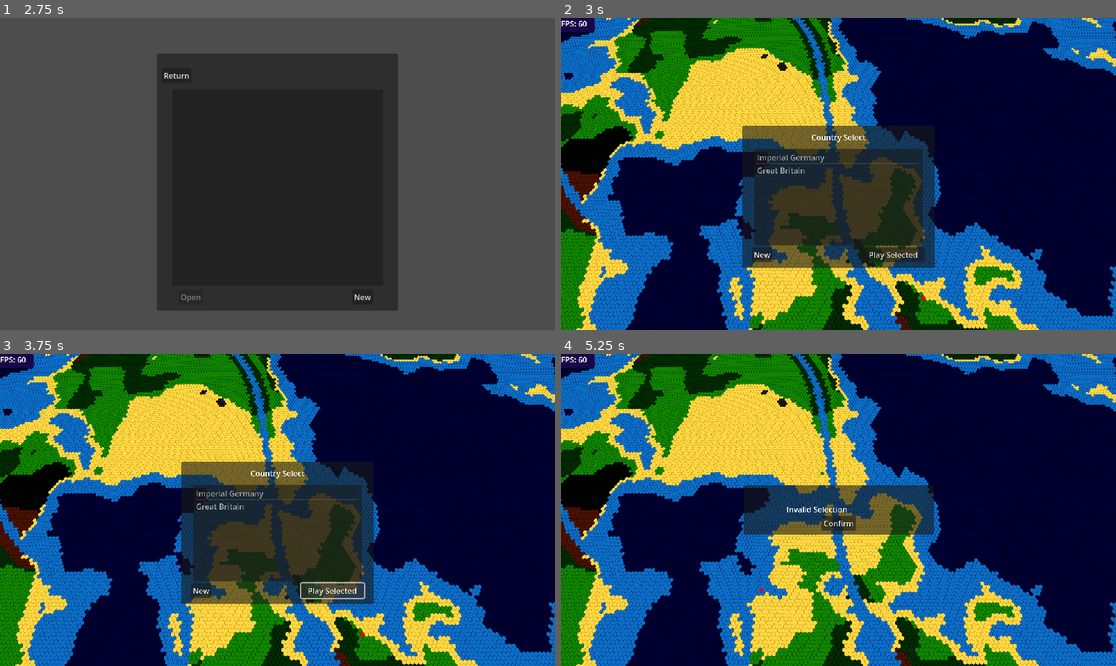
Above: before the commit, frames 1-4 (two rows, left to right).
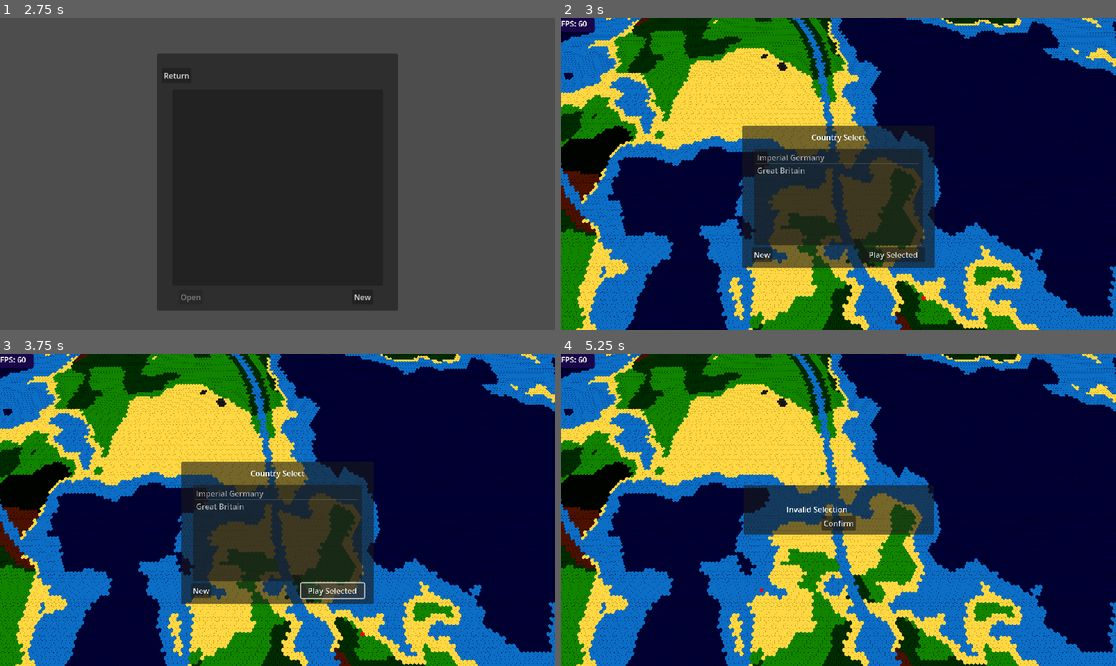
Above: after the commit, the same moments.

Repository: Bonono63/Grand-Strategy-Prototype-II
Game: Godot game, scene res://Menus/main_menu.tscn
Same seed, same stepped clock (60 frames per second), same inputs: the game is played once before the commit and once after it.
Inputs:
- Up to frame 1 (2.75 s): click "Singleplayer" at 0.5 s; click "Return" at 1.25 s; click "Singleplayer" at 2 s
- Up to frame 2 (3 s): click "New" at 2.75 s
- Up to frame 3 (3.75 s): click "Play Selected" at 3.5 s
- Up to frame 4 (5.25 s): click "Play Selected" at 4.25 s; click "New" at 5 s

Frame 1 is identical in both runs. In frame 2, 5.6% of the frame differs, in the area x 0-100%, y 0-100%; in frame 3, 5.6%; in frame 4, 6.3%.
Error in both runs: Invalid access of index '0' on a base object of type: 'PackedInt32Array'. (res://UI/lobby_prompt.gd:21)

Commit message:
Command Prompt more like poop

Diff:
--- a/Menus/Main Menu.gd
+++ b/Menus/Main Menu.gd
@@ -15,7 +15,7 @@
 	resolution_change()
 
 func resolution_change():
-	var aspect_ratio = Vector2(get_viewport().get_size().x, get_viewport().get_size().y).normalized()
+	var _aspect_ratio = Vector2(get_viewport().get_size().x, get_viewport().get_size().y).normalized()
 	$Panel.position = Vector2(0,0)
 	#$Panel.size = Vector2(aspect_ratio.x*500,aspect_ratio.y*2500)
 
--- /dev/null
+++ b/UI/command_prompt.gd
@@ -0,0 +1,67 @@
+extends Panel
+
+@onready var output = $Label
+func _ready():
+	$LineEdit.connect("text_submitted", Callable(self, "input_parser"))
+
+func input_parser(command : String) -> int:
+	var parameters = argument_parser(command)
+	print(parameters)
+	match parameters[0]:
+		"clear":
+			clear()
+		"set_terrain":
+			Queue.add_command(Queue.types.set_terrain, {"x":int(parameters[1]),"y":int(parameters[2]),"terrain_type":int(parameters[3])})
+			out(str("terrain set to ", parameters[3], " at ", parameters[1], ", ", parameters[2],"\n"))
+		"set_controller":
+			Queue.add_command(Queue.types.set_territory, {"x":int(parameters[1]),"y":int(parameters[2]),"controller_id":int(parameters[3])})
+			out(str("controller of ", parameters[1], ", ", parameters[2], " set to ", parameters[3],"\n"))
+		"set_territory":
+			Queue.add_command(Queue.types.set_territory, {"x":int(parameters[1]),"y":int(parameters[2]),"controller_id":int(parameters[3])})
+			out(str("controller of ", parameters[1], ", ", parameters[2], " set to ", parameters[3],"\n"))
+		"set_building":
+			Queue.add_command(Queue.types.construct_building, {"x":int(parameters[1]),"y":int(parameters[2]),"building_type":int(parameters[3])})
+			out(str("building set to ", parameters[3], " at ", parameters[1], ", ", parameters[2],"\n"))
+		"build_building":
+			Queue.add_command(Queue.types.construct_building, {"x":int(parameters[1]),"y":int(parameters[2]),"building_type":int(parameters[3])})
+			out(str("building set to ", parameters[3], " at ", parameters[1], ", ", parameters[2],"\n"))
+		"construct_building":
+			Queue.add_command(Queue.types.construct_building, {"x":int(parameters[1]),"y":int(parameters[2]),"building_type":int(parameters[3])})
+			out(str("building set to ", parameters[3], " at ", parameters[1], ", ", parameters[2],"\n"))
+		"close":
+			hide()
+		"hide":
+			hide()
+		"exit":
+			hide()
+		"":
+			pass
+		_:
+			out("That command doesn't exist.\n")
+	input_clear()
+	return 0
+
+func argument_parser(input : String) -> Array:
+	var out : Array
+	for x in 10:
+		out.append("")
+
+	var argumant_index : int = 0
+	for x in input:
+		if x != " ":
+			out[argumant_index]+=x
+		else:
+			argumant_index +=1
+	return out
+
+func error(_error : String):
+	output.text += _error
+
+func out(_out : String):
+	output.text += _out
+
+func clear() -> void:
+	output.text = ""
+
+func input_clear() -> void:
+	$LineEdit.text = ""
--- /dev/null
+++ b/UI/command_prompt.tscn
@@ -0,0 +1,27 @@
+[gd_scene load_steps=2 format=3 uid="uid://3gm0vdvdp44d"]
+
+[ext_resource type="Script" path="res://UI/command_prompt.gd" id="1_n4m7g"]
+
+[node name="command_prompt" type="Panel"]
+visible = false
+offset_right = 300.0
+offset_bottom = 300.0
+script = ExtResource("1_n4m7g")
+
+[node name="LineEdit" type="LineEdit" parent="."]
+layout_mode = 1
+anchors_preset = 2
+anchor_top = 1.0
+anchor_bottom = 1.0
+offset_top = -31.0
+offset_right = 300.0
+grow_vertical = 0
+focus_mode = 1
+placeholder_text = "prompt"
+context_menu_enabled = false
+virtual_keyboard_enabled = false
+
+[node name="Label" type="Label" parent="."]
+layout_mode = 0
+offset_right = 300.0
+offset_bottom = 268.0
--- a/UI/debug.gd
+++ b/UI/debug.gd
@@ -1,5 +1,5 @@
 extends Control
 
 # Called every frame. 'delta' is the elapsed time since the previous frame.
-func _process(delta):
+func _process(_delta):
 	$Panel/FPS.text = str("FPS: ",Engine.get_frames_per_second())
--- a/UI/lobby_prompt.gd
+++ b/UI/lobby_prompt.gd
@@ -7,7 +7,7 @@
 func _ready():
 	var countries = Map.countries
 	for country in countries:
-		list.add_item(country.Display_Name, country.flag, true)
+		list.add_item(country.display_name, country.flag, true)
 	new_button.connect("button_down", Callable(self, "on_new_button_pressed"))
 	play_button.connect("button_down", Callable(self, "on_play_button_pressed"))
 
--- a/UI/starting_city_prompt.gd
+++ b/UI/starting_city_prompt.gd
@@ -24,6 +24,6 @@
 
 func confirmed():
 	Queue.add_command(Queue.types.construct_building, { "x" : selected_tile.x, "y" : selected_tile.y, "building_type" : tile.building_types.city_center})
-	Queue.add_command(Queue.types.create_country, { "id" : Map.countries.size()+1, "color" : Color(randf_range(0,1), randf_range(0,1), randf_range(0,1)), "display_name" : display_name})
+	Queue.add_command(Queue.types.create_country, { "color" : Color(randf_range(0,1), randf_range(0,1), randf_range(0,1)), "display_name" : display_name})
 	get_parent().get_parent().emit_signal("setup_finished")
 	self.queue_free()
--- a/World/Camera3D.gd
+++ b/World/Camera3D.gd
@@ -2,7 +2,7 @@
 
 const zoom_increment = 10
 const max_zoom = 90
-@export var min_zoom = 1
+@export var min_zoom = 3
 const default_zoom = 50
 
 const rotation_control_enabled = false
--- a/World/Country.gd
+++ b/World/Country.gd
@@ -4,5 +4,5 @@
 ## A class for storing misc country data
 
 var color : Color
-var Display_Name : String
+var display_name : String
 var flag : ImageTexture
--- a/World/Map.gd
+++ b/World/Map.gd
@@ -14,6 +14,8 @@
 
 var countries : Array
 
+var city_centers : Array
+
 # Meant to clear all previously stored tile data when the World is exited ( The Map is otherwise persistant in memory after loading it )
 func clear(_size : Vector2i):
 	size.x = _size.x
@@ -23,14 +25,20 @@
 
 func set_terrain(x : int, y : int, value : int):
 	if x <= size.x && y <= size.y:
-		tile_map[x][y].tile_type = value
-		emit_signal("terrain_map_change", Vector2i(x,y))
+		if value <= tile.terrain_types.size():
+			tile_map[x][y].terrain_type = value
+			emit_signal("terrain_map_change", Vector2i(x,y))
 	else:
 		print("terrain arguments where out of range")
 
 func add_building(x : int, y : int, value : int):
 	if x <= size.x && y <= size.y:
 		tile_map[x][y].building = value
+		match value:
+			tile.building_types.city_center:
+				pass
+			_:
+				pass
 		emit_signal("building_map_change", Vector2i(x,y))
 	else:
 		print("building arguments where out of range")
@@ -47,7 +55,10 @@
 	var new_country = Country.new()
 
 	new_country.color = color
-	new_country.Display_Name = display_name
+	new_country.display_name = display_name
 	countries.append(new_country)
 	print("country created ", display_name, " id: ", countries.size())
 	emit_signal("country_created")
+
+func iterate_cities() -> void:
+	pass
--- a/World/Queue.gd
+++ b/World/Queue.gd
@@ -4,7 +4,7 @@
 
 var commands : Array
 
-enum types { construct_building, create_country, update_controller, set_terrain, division_movement }
+enum types { construct_building, create_country, set_territory, set_terrain, division_movement }
 
 func _process(_delta):
 	for c in commands:
@@ -12,8 +12,8 @@
 		match (c.type):
 			types.construct_building:
 				Map.add_building(c.arguments["x"], c.arguments["y"], c.arguments["building_type"])
-			types.update_controller:
-				Map.add_territory(c.arguments["x"], c.arguments["y"], c.arguments["controller_id"])
+			types.set_territory:
+				Map.set_territory(c.arguments["x"], c.arguments["y"], c.arguments["controller_id"])
 			types.set_terrain:
 				Map.set_terrain(c.arguments["x"], c.arguments["y"], c.arguments["terrain_type"])
 			types.create_country:
--- a/World/World.gd
+++ b/World/World.gd
@@ -63,6 +63,8 @@
 				remove_child(get_child(-1))
 		if event.is_action_pressed("tab"):
 			emit_signal("toggle_minimap")
+		if event.is_action_pressed("open_prompt"):
+			$GUI/command_prompt.show()
 
 # can be called anywhere to return to the main menu
 func return_to_main_menu():
@@ -111,9 +113,13 @@
 	else:
 		pick_starting_city_prompt()
 
-	#for x in 6:
-	#	for y in 6:
-	#		Map.set_territory(x,y,1)
+	for x in 6:
+		for y in 6:
+			Queue.add_command(Queue.types.set_territory, {"x":x, "y":y, "controller_id":1})
+
+	for x in 6:
+		for y in 6:
+			Queue.add_command(Queue.types.set_territory, {"x":x+6, "y":y+6, "controller_id":2})
 
 	# Center the camera in the world
 	set_camera_position(Vector2((Map.size.x*HEXAGON_WIDTH)/2, (Map.size.y*0.75)/2))
@@ -361,22 +367,26 @@
 		]
 	)
 
+	# I don't even entirely know why this number works, but it does
+	var edge_offset = 0.5-HEXAGON_WIDTH/2
+
+	# This took me far too long to get just right, but it is the perfect UV for the hexagon tiles!
 	mesh_data[ArrayMesh.ARRAY_TEX_UV] = PackedVector2Array(
 		[
 			Vector2(0.5,0.5), # 0.0 , 0.0
-			Vector2(sqrt(3)/4,0.0), # 0.0 , 0.5
-			Vector2(sqrt(3)/2,0.25), # sqrt(3)/4 , 0.25
-			Vector2(sqrt(3)/2,0.75), # sqrt(3)/4 , -0.25
-			Vector2(sqrt(3)/4,1.0), # 0.0 , -0.5
-			Vector2(0.0,0.75), # -sqrt(3)/4 , -0.25
-			Vector2(0.0,0.25), # -sqrt(3)/4 , 0.25
+			Vector2(0.5,0.0), # 0.0 , 0.5
+			Vector2(1.0-edge_offset,0.25), # sqrt(3)/4 , 0.25
+			Vector2(1.0-edge_offset,0.75), # sqrt(3)/4 , -0.25
+			Vector2(0.5,1.0), # 0.0 , -0.5
+			Vector2(0.0+edge_offset,0.75), # -sqrt(3)/4 , -0.25
+			Vector2(0.0+edge_offset,0.25), # -sqrt(3)/4 , 0.25
 		]
 	)
 
 	$"Terrain MultiMesh".multimesh.mesh = ArrayMesh.new()
 	$"Terrain MultiMesh".multimesh.mesh.add_surface_from_arrays(Mesh.PRIMITIVE_TRIANGLES, mesh_data)
 
-	#ResourceSaver.save($"Terrain MultiMesh".multimesh.mesh, "res://hexagon.tres", ResourceSaver.FLAG_COMPRESS)
+	ResourceSaver.save($"Terrain MultiMesh".multimesh.mesh, "res://hexagon.tres", ResourceSaver.FLAG_COMPRESS)
 
 func generate_terrain_map() -> void:
 	$"Terrain MultiMesh".multimesh.instance_count = Map.size.x * Map.size.y
@@ -437,9 +447,17 @@
 			color = Color("053225") # jungle
 		_:
 			color = Color.TRANSPARENT # other
+
+	### Transparency formula to apply controller hue to tiles
+
+	var opacity = 0.35;
 	var controller = Map.tile_map[pos.x][pos.y].controller
+
 	if controller > 0:
-		color += Map.countries[controller].color
+
+		var controller_color = Map.countries[controller-1].color
+
+		color = Color(((1-opacity)*color.r) + opacity*controller_color.r, ((1-opacity)*color.g) + opacity*controller_color.g, ((1-opacity)*color.b) + opacity*controller_color.b)
 	return color
 
 ### Interaction with the world
@@ -556,11 +574,18 @@
 	var inspector_position : Vector2 = Vector2(0, get_viewport().size.y-inspector_size.y)
 	inspector.position = inspector_position
 
-	coords.text = str("Coordinates: ", x+1, ", ", abs(y))
+	coords.text = str("Coordinates: ", x, ", ", y)
 	var info_position : Vector2 = Vector2(0, info.position.x+coords.size.y)
 	info.position = info_position
 
-	info.text = str("Terrain: ", tile.terrain_types.keys()[Map.tile_map[x][y].terrain_type], "\nBuilding: ", tile.building_types.keys()[Map.tile_map[x][y].building], "\nController: ", Map.tile_map[x][y].controller)
+	var controller : String
+
+	if Map.tile_map[x][y].controller > 0:
+		controller = Map.countries[Map.tile_map[x][y].controller-1].display_name
+	else:
+		controller = "None"
+
+	info.text = str("Terrain: ", tile.terrain_types.keys()[Map.tile_map[x][y].terrain_type], "\nBuilding: ", tile.building_types.keys()[Map.tile_map[x][y].building], "\nController: ", controller)
 
 func pick_starting_city_prompt():
 	var starting_city_prompt = preload("res://UI/starting_city_prompt.tscn").instantiate()
@@ -611,7 +636,7 @@
 func update_camera_outline() -> void:
 	var camera_outline_size : Vector2
 	var camera_position : Vector2
-	var aspect_ratio : Vector2 = Vector2(get_viewport().size.x, get_viewport().size.y).normalized()
+	var _aspect_ratio : Vector2 = Vector2(get_viewport().size.x, get_viewport().size.y).normalized()
 
 	camera_outline_size = Vector2(20,20)
 	camera_position = Vector2(camera.position.x*2,camera.position.z*2)
--- /dev/null
+++ b/World/city.gd
@@ -0,0 +1,10 @@
+class_name city
+extends Node
+
+var food
+var people
+var id : int
+
+# Called when the node enters the scene tree for the first time.
+func _ready():
+	pass # Replace with function body.
--- a/World/terrain.gdshader
+++ b/World/terrain.gdshader
@@ -1,7 +1,7 @@
 shader_type spatial;
 render_mode unshaded;
 
-uniform float enabled;
+uniform bool enabled;
 
 bool point_in_triangle(vec2 A, vec2 B, vec2 C, vec2 P)
 {
@@ -27,6 +27,8 @@
 	float HEXAGON_WIDTH = sqrt(3.0)/2.0;
 
 	float border_size = 0.025;
+	float half_border = border_size/2.0;
+	float edge_offset = 0.5-HEXAGON_WIDTH/2.0;
 
 	// Outter hexagon
 	vec2 OUTER_TOP = vec2(HEXAGON_WIDTH/2.0,0.0);
@@ -38,13 +40,13 @@
 	vec2 OUTER_BOTTOM_RIGHT = vec2(HEXAGON_WIDTH,0.75);
 
 	// Inner hexagon
-	vec2 INNER_TOP = vec2(HEXAGON_WIDTH/2.0,0.0+border_size);
-	vec2 INNER_TOP_LEFT = vec2(0.0+border_size,0.25+border_size);
-	vec2 INNER_TOP_RIGHT = vec2(HEXAGON_WIDTH-border_size,0.25+border_size);
+	vec2 INNER_TOP = vec2(0.5,0.0+border_size);
+	vec2 INNER_TOP_LEFT = vec2(0.0+edge_offset+border_size,0.25+half_border);
+	vec2 INNER_TOP_RIGHT = vec2(1.0-edge_offset-border_size,0.25+half_border);
 
-	vec2 INNER_BOTTOM = vec2(HEXAGON_WIDTH/2.0,1.0-border_size);
-	vec2 INNER_BOTTOM_LEFT = vec2(0.0+border_size,0.75-border_size);
-	vec2 INNER_BOTTOM_RIGHT = vec2(HEXAGON_WIDTH-border_size,0.75-border_size);
+	vec2 INNER_BOTTOM = vec2(0.5,1.0-border_size);
+	vec2 INNER_BOTTOM_LEFT = vec2(0.0+edge_offset+border_size,0.75-half_border);
+	vec2 INNER_BOTTOM_RIGHT = vec2(1.0-edge_offset-border_size,0.75-half_border);
 
 	ALBEDO = COLOR.xyz;
 
@@ -52,19 +54,26 @@
 	//float edge_fade = smoothstep(1.0, 0.0, distance_to_inner_hexagon);
 	float edge_viscocity = 0.185;
 
-	if (enabled > 0.0)
-	{
+	if (enabled)
+	{ /*
 		if (!(point_in_triangle(OUTER_TOP,OUTER_TOP_LEFT,OUTER_TOP_RIGHT,UV) || point_in_triangle(OUTER_BOTTOM,OUTER_BOTTOM_LEFT,OUTER_BOTTOM_RIGHT,UV) || point_in_triangle(OUTER_TOP_LEFT,OUTER_TOP_RIGHT,OUTER_BOTTOM_LEFT,UV) || point_in_triangle(OUTER_BOTTOM_LEFT,OUTER_BOTTOM_RIGHT,OUTER_TOP_RIGHT,UV)))
 		{
 			ALBEDO = vec3(COLOR.xyz-edge_viscocity);
-		}
+		}*/
 
 		if (!(point_in_triangle(INNER_TOP,INNER_TOP_LEFT,INNER_TOP_RIGHT,UV) || point_in_triangle(INNER_BOTTOM,INNER_BOTTOM_LEFT,INNER_BOTTOM_RIGHT,UV) || point_in_triangle(INNER_TOP_LEFT,INNER_TOP_RIGHT,INNER_BOTTOM_LEFT,UV) || point_in_triangle(INNER_BOTTOM_LEFT,INNER_BOTTOM_RIGHT,INNER_TOP_RIGHT,UV)))
 		{
 			ALBEDO = vec3(COLOR.xyz-edge_viscocity);
 		}
+
+		vec2 center = vec2(UV.x-0.5, UV.y-0.5);
+
+		if (!(length(center) > 0.435))
+		{
+			//ALBEDO = vec3(0.0);
+			ALBEDO = COLOR.xyz;
+		}
 	}
-
 
 	ALBEDO = srgb_albedo(ALBEDO);
 }
--- a/World/tile.gd
+++ b/World/tile.gd
@@ -7,13 +7,6 @@
 var wall_level : int
 var controller : int
 var resource : int
-
-#func add_building(_type : int):
-#	print(tile.building_types.keys()[_type])
-#	if buildings.size() <= building_slots:
-#		var building = Building.new()
-#		building.type = _type
-#		buildings.append(building)
 
 enum resource_type
 {
--- a/World/world.tscn
+++ b/World/world.tscn
@@ -7,6 +7,7 @@
 [ext_resource type="Script" path="res://selection.gd" id="5_kit5i"]
 [ext_resource type="PackedScene" uid="uid://dvwglwx540ukw" path="res://UI/debug.tscn" id="6_g4kjj"]
 [ext_resource type="Shader" path="res://World/vignette.gdshader" id="7_ya128"]
+[ext_resource type="PackedScene" uid="uid://3gm0vdvdp44d" path="res://UI/command_prompt.tscn" id="8_tmlb6"]
 
 [sub_resource type="BoxShape3D" id="BoxShape3D_olgbl"]
 size = Vector3(1, 0, 1)
@@ -22,7 +23,7 @@
 [sub_resource type="ShaderMaterial" id="ShaderMaterial_gbxbe"]
 render_priority = 0
 shader = ExtResource("2_cyndq")
-shader_parameter/enabled = 1.0
+shader_parameter/enabled = true
 
 [sub_resource type="MultiMesh" id="MultiMesh_3cdo6"]
 transform_format = 1
@@ -180,3 +181,5 @@
 offset_right = 40.0
 offset_bottom = 40.0
 theme_override_styles/panel = SubResource("StyleBoxFlat_p5kmh")
+
+[node name="command_prompt" parent="GUI" instance=ExtResource("8_tmlb6")]
--- a/hexagon.tres
+++ b/hexagon.tres
@@ -1,19 +1,12 @@
-[gd_resource type="ArrayMesh" load_steps=3 format=3 uid="uid://b2ao7bgeopy3q"]
-
-[ext_resource type="Texture2D" uid="uid://c1lke5a3eqbyt" path="res://tile.png" id="1_qsfeg"]
-
-[sub_resource type="StandardMaterial3D" id="StandardMaterial3D_7fr72"]
-albedo_color = Color(0.509804, 0.0666667, 0.356863, 1)
-albedo_texture = ExtResource("1_qsfeg")
+[gd_resource type="ArrayMesh" format=3]
 
 [resource]
 _surfaces = [{
 "aabb": AABB(-0.433013, 0, -0.5, 0.866025, 1e-05, 1),
-"attribute_data": PackedByteArray(0, 0, 0, 63, 0, 0, 0, 63, 215, 179, 221, 62, 0, 0, 0, 0, 215, 179, 93, 63, 0, 0, 128, 62, 215, 179, 93, 63, 0, 0, 64, 63, 215, 179, 221, 62, 0, 0, 128, 63, 0, 0, 0, 0, 0, 0, 64, 63, 0, 0, 0, 0, 0, 0, 128, 62),
+"attribute_data": PackedByteArray(0, 0, 0, 63, 0, 0, 0, 63, 0, 0, 0, 63, 0, 0, 0, 0, 236, 217, 110, 63, 0, 0, 128, 62, 236, 217, 110, 63, 0, 0, 64, 63, 0, 0, 0, 63, 0, 0, 128, 63, 163, 48, 137, 61, 0, 0, 64, 63, 163, 48, 137, 61, 0, 0, 128, 62),
 "format": 4113,
 "index_count": 18,
 "index_data": PackedByteArray(0, 0, 1, 0, 2, 0, 0, 0, 2, 0, 3, 0, 0, 0, 3, 0, 4, 0, 0, 0, 4, 0, 5, 0, 0, 0, 5, 0, 6, 0, 0, 0, 6, 0, 1, 0),
-"material": SubResource("StandardMaterial3D_7fr72"),
 "primitive": 3,
 "vertex_count": 7,
 "vertex_data": PackedByteArray(0, 0, 0, 0, 0, 0, 0, 0, 0, 0, 0, 0, 0, 0, 0, 0, 0, 0, 0, 0, 0, 0, 0, 63, 215, 179, 221,  …(210 unchanged characters)…
--- a/project.godot
+++ b/project.godot
@@ -82,6 +82,11 @@
 "events": [Object(InputEventKey,"resource_local_to_scene":false,"resource_name":"","device":-1,"window_id":0,"alt_press …(182 unchanged characters)…
 ]
 }
+open_prompt={
+"deadzone": 0.5,
+"events": [Object(InputEventKey,"resource_local_to_scene":false,"resource_name":"","device":-1,"window_id":0,"alt_pressed":false,"shift_pressed":true,"ctrl_pressed":false,"meta_pressed":false,"pressed":false,"keycode":0,"physical_keycode":49,"key_label":0,"unicode":33,"echo":false,"script":null)
+]
+}
 
 [rendering]
 
--- a/selection.gd
+++ b/selection.gd
@@ -16,7 +16,7 @@
 func _ready():
 	connect("area_selected", Callable(get_parent(), "_on_area_selected"))
 
-func _process(delta):
+func _process(_delta):
 	if Input.is_action_just_pressed("left_click"): #when the user clicks left mouse the vector begins
 		start = mouse_position_global
 		start_vector = mouse_position
Not shown: 1 places in World/world.tscn that only renumber resources
Binary file added: h.png
Not shown, added: h.png.import
Binary file added: v.png
Not shown, added: v.png.import
